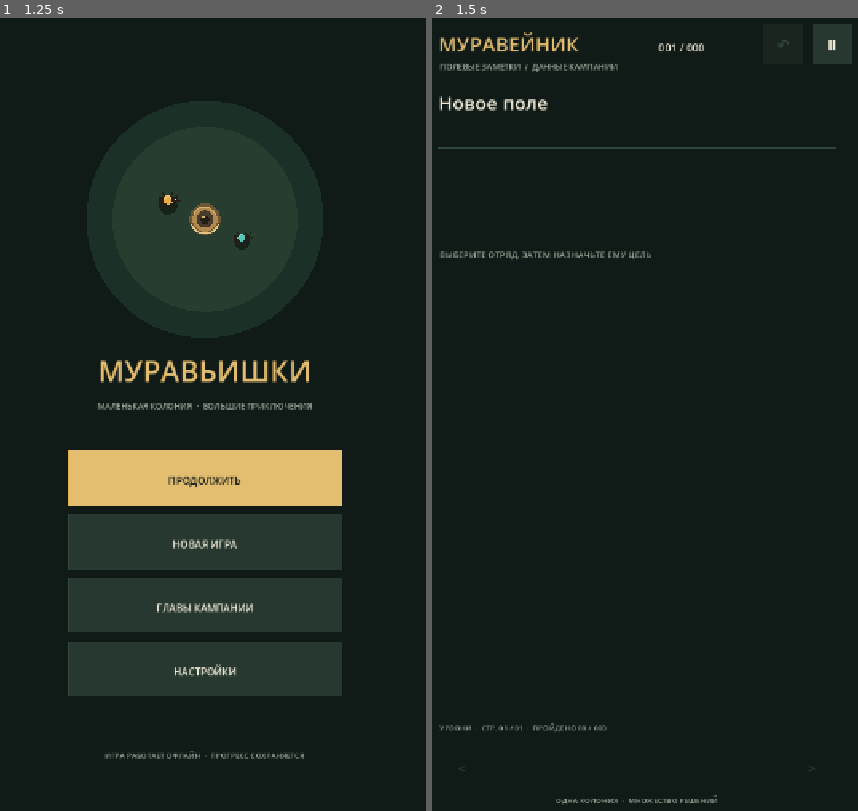
Above: before the commit, frames 1-2 (left to right).
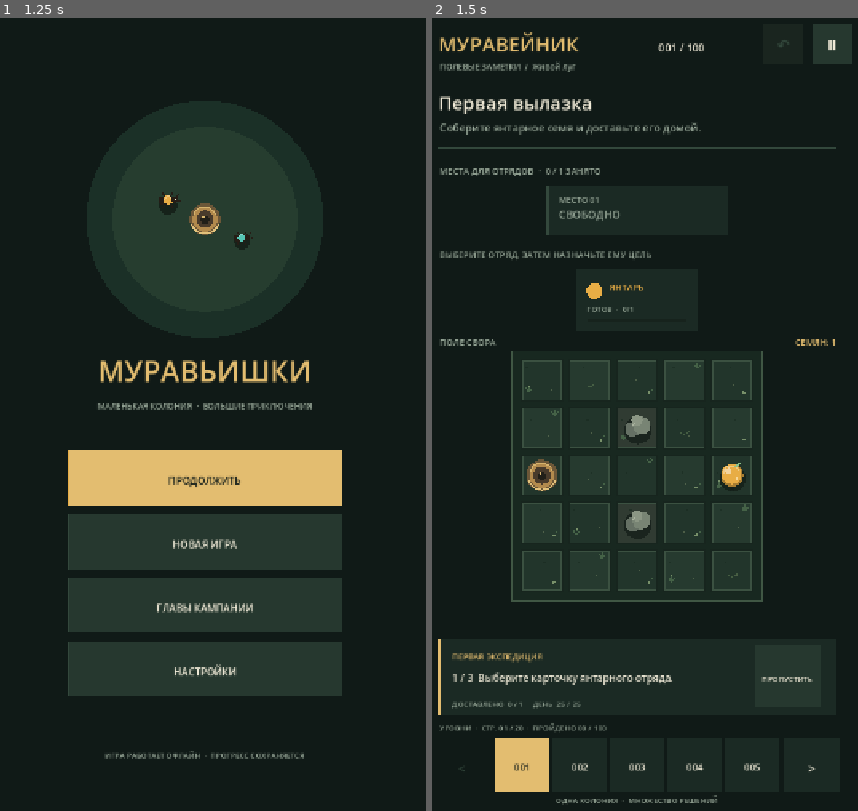
Above: after the commit, the same moments.

Repository: MaiklLX/Game-ANTS
Game: Godot game, scene res://scenes/main.tscn
Same seed, same stepped clock (60 frames per second), same inputs: the game is played once before the commit and once after it.
Inputs (mouse positions are in pixels of both pictures, inside the frame that each line leads up to):
- Up to frame 1 (1.25 s): tap Enter at 0.5 s; click (204, 414) at 0.67 s
- Up to frame 2 (1.5 s): tap Space at 1.25 s; move the mouse to (547, 454) at 1.27 s; click (547, 454) at 1.42 s

Frame 1 is identical in both runs. In frame 2, 16% of the frame differs, in the area x 1-95%, y 3-98%.
Error before the commit: Parse Error: Function "_failure()" not found in base self. (res://scripts/core/board_model.gd:84)

Commit message:
fix(core): return structured errors from board snapshot restore

Diff:
--- a/scripts/core/board_model.gd
+++ b/scripts/core/board_model.gd
@@ -178,3 +178,7 @@
 		path.push_front(cursor)
 		cursor = came_from[cursor]
 	return path
+
+
+func _failure(message: String) -> Dictionary:
+	return {"valid": false, "errors": [message]}
